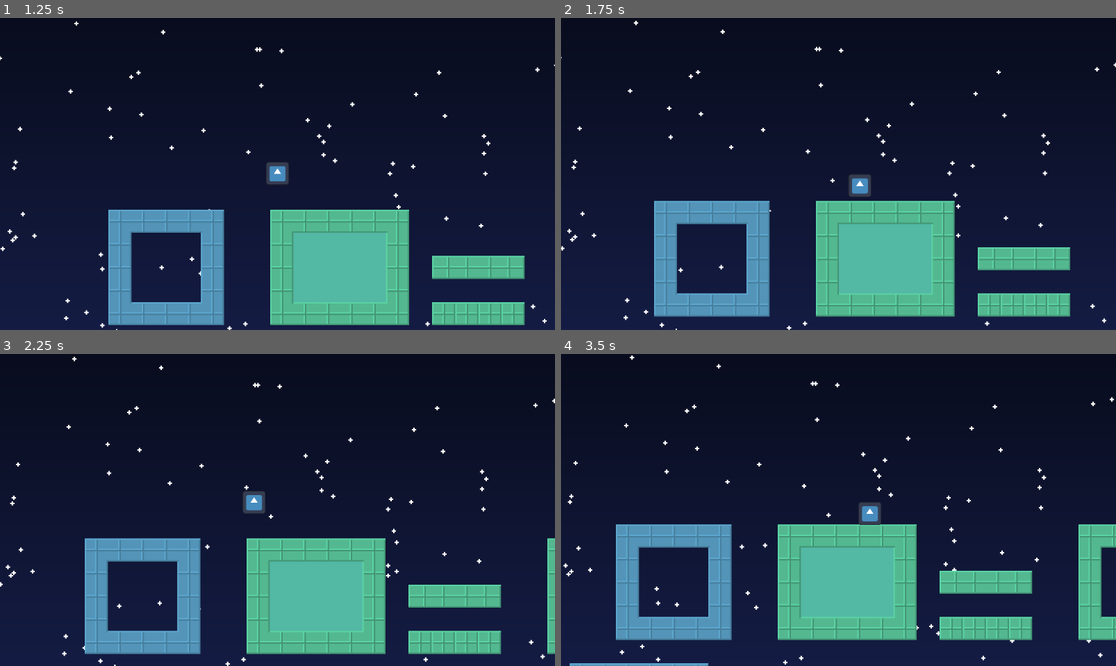
Above: before the commit, frames 1-4 (two rows, left to right).
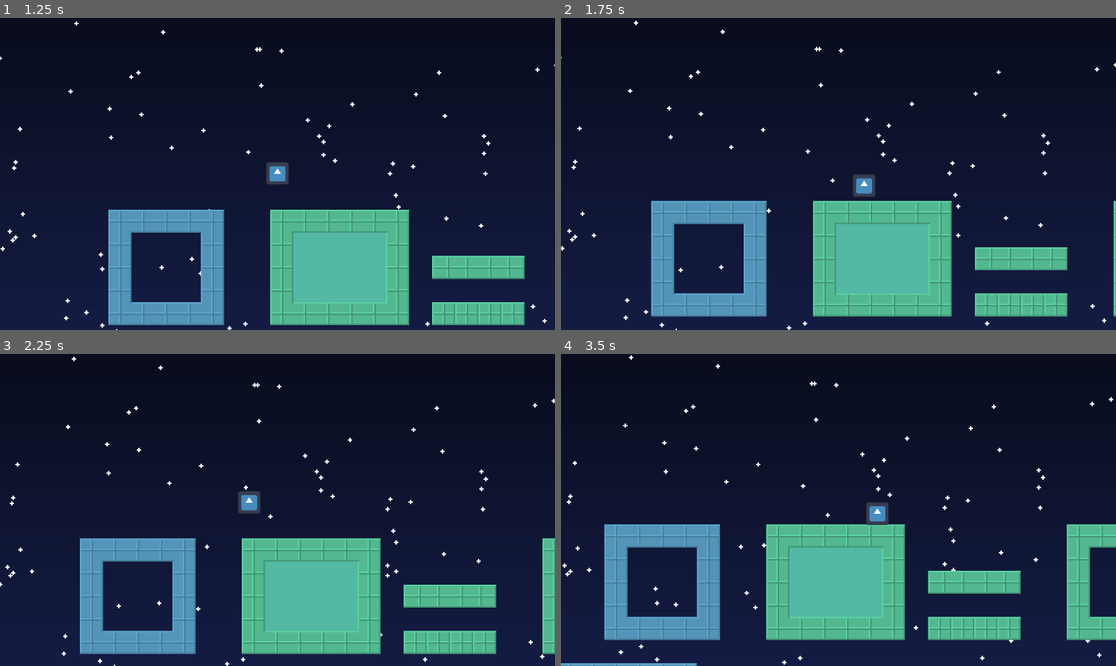
Above: after the commit, the same moments.

Repository: reneelias/Godot-2D-Platformer
Game: Godot game, scene res://Scenes/main.tscn
Two runs of this game, one before a commit and one after it. Both use one fixed random seed, a clock stepped at 60 frames per second and the inputs below. The engine's default icon, where the game draws it, is replaced by a stand-in: a white triangle on a blue panel in a dark square.
Inputs:
- Up to frame 1 (1.25 s): hold D from 0.53 s (still down); hold R from 0.53 s (still down); tap Space at 0.77 s
- Up to frame 2 (1.75 s): keep holding D; release R at 1.28 s; tap R at 1.35 s; tap Space at 1.52 s
- Up to frame 3 (2.25 s): release D at 2.03 s; hold A from 2.03 s (still down); hold R from 2.03 s (still down)
- Up to frame 4 (3.5 s): release A at 2.78 s; release R at 2.78 s; hold D from 2.78 s (still down); tap R at 2.85 s; tap Space at 3.02 s

Frame 1 is identical in both runs. In frame 2, 4.0% of the frame differs, in the area x 16-100%, y 50-96%; in frame 3, 5.3%; in frame 4, 9.0%, in the area x 0-100%, y 0-100%.

Commit message:
MaxVelX introduced

Diff:
--- a/2d-platformer/Scenes/main.tscn
+++ b/2d-platformer/Scenes/main.tscn
@@ -212,9 +212,12 @@
 
 [node name="Player" parent="." instance=ExtResource("4_jjvhh")]
 position = Vector2(-59, -121)
+moveSpeed = 12.0
 jumpSpeed = 75
+friction = 0.07
 inAirDamp = 0.8
 jumpSpeedFrames = 15
+maxVelX = 200
 jumpSpeedScaler = 0.375
 
 [editable path="Player"]
--- a/2d-platformer/Scripts/CharacterController.gd
+++ b/2d-platformer/Scripts/CharacterController.gd
@@ -7,6 +7,7 @@
 @export var friction := .025
 @export var inAirDamp := .5
 @export var jumpSpeedFrames := 10
+@export var maxVelX = 250
 var jumpSpeedFramesCount := 0
 var startPos : Vector2
 
@@ -39,8 +40,12 @@
     if is_on_floor():
         velocity -= Vector2(velocity.x * friction, 0)
 
+    if abs(velocity.x) > maxVelX:
+        velocity.x = maxVelX if velocity.x > 0 else -maxVelX
+
     if Input.is_key_pressed(KEY_R):
         global_position = startPos
         velocity = Vector2.ZERO
 
+    print(velocity)
     move_and_slide()
